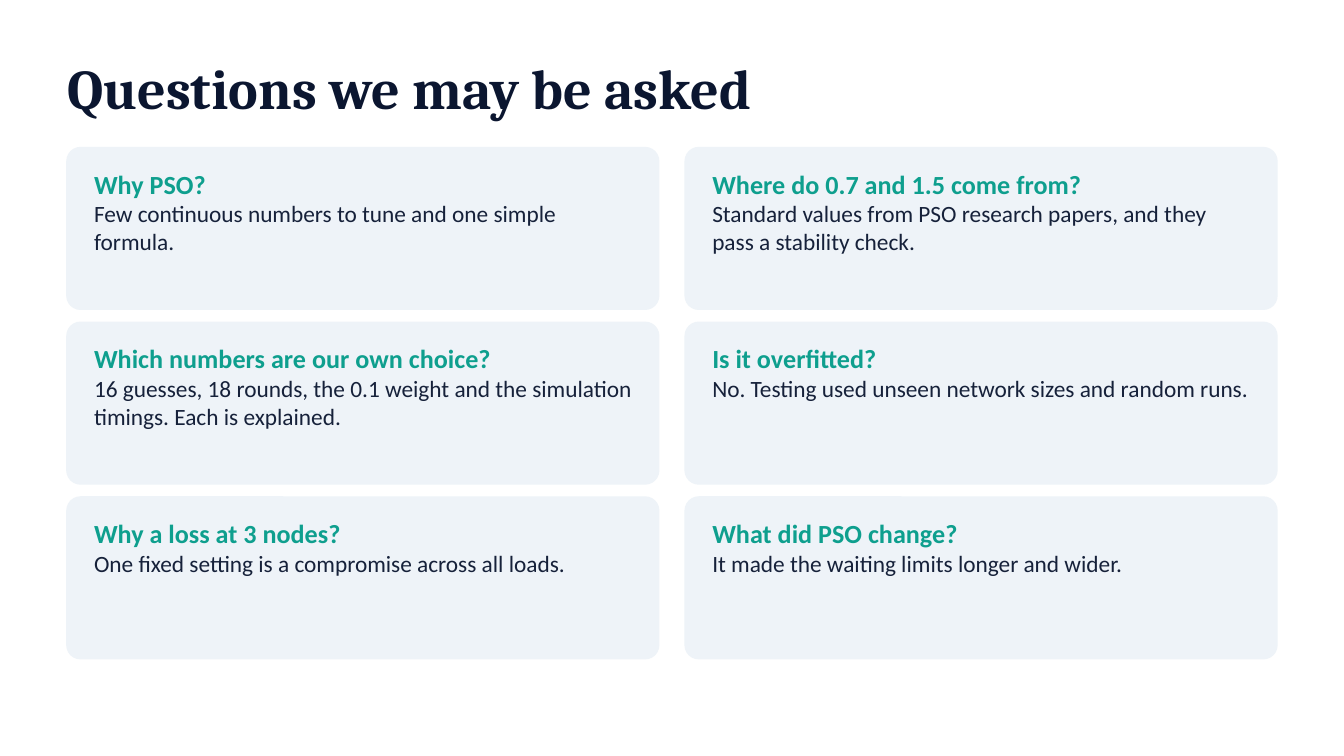
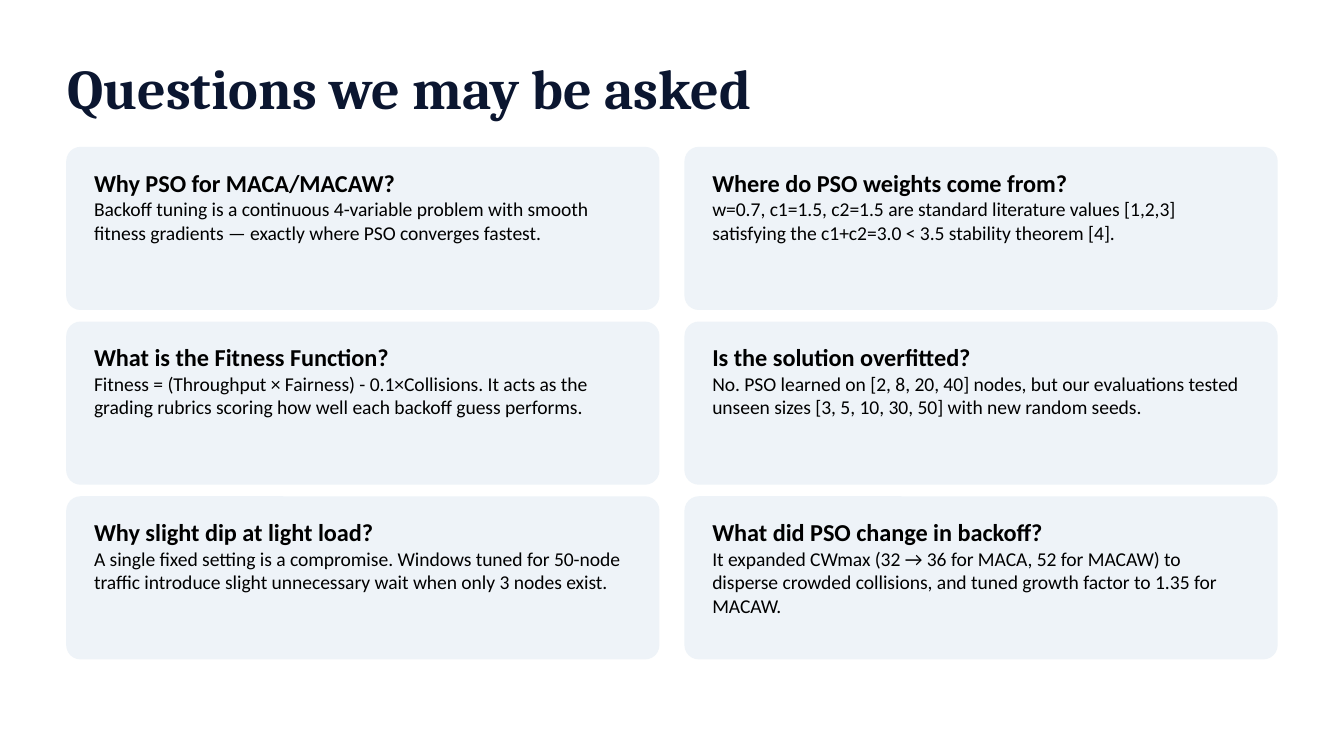
Before and after one commit to JayH25/NDO---MACA-MACAw-with-PSO-optimization, a slide deck: slide 14 of NDO_final.pptx. Drawn at 1344x756 pixels with LibreOffice and Linux fonts; fonts in the diff are those of the drawing. Boxes give left, top, right and bottom in pixels: in the first picture for what was removed or moved away, otherwise in the second. Text is boxed around its words. In the diff, an @@ line names an element or a change of style, - is before the commit and + after.

```diff
--- a/NDO_final.pptx
+++ b/NDO_final.pptx
@@ text at bbox=[94, 175, 588, 244]: text changed; size 12.5 to 10.5 pt; text colour #16213A to #000000 @@
-Why PSO?
-Few continuous numbers to tune and one simple formula.
+Why PSO for MACA/MACAW?
+Backoff tuning is a continuous 4-variable problem with smooth fitness gradients — exactly where PSO converges fastest.
@@ text at bbox=[712, 175, 1175, 244]: text changed; size 12.5 to 10.5 pt; text colour #16213A to #000000 @@
-Where do 0.7 and 1.5 come from?
-Standard values from PSO research papers, and they pass a stability check.
+Where do PSO weights come from?
+w=0.7, c1=1.5, c2=1.5 are standard literature values [1,2,3] satisfying the c1+c2=3.0 < 3.5 stability theorem [4].
@@ text at bbox=[94, 349, 587, 418]: text changed; size 12.5 to 10.5 pt; text colour #16213A to #000000 @@
-Which numbers are our own choice?
-16 guesses, 18 rounds, the 0.1 weight and the simulation timings. Each is explained.
+What is the Fitness Function?
+Fitness = (Throughput × Fairness) - 0.1×Collisions. It acts as the grading rubrics scoring how well each backoff guess performs.
@@ text at bbox=[712, 349, 1239, 417]: text changed; size 12.5 to 10.5 pt; text colour #16213A to #000000 @@
-Is it overfitted?
-No. Testing used unseen network sizes and random runs.
+Is the solution overfitted?
+No. PSO learned on [2, 8, 20, 40] nodes, but our evaluations tested unseen sizes [3, 5, 10, 30, 50] with new random seeds.
@@ text at bbox=[94, 524, 620, 593]: text changed; size 12.5 to 10.5 pt; text colour #16213A to #000000 @@
-Why a loss at 3 nodes?
-One fixed setting is a compromise across all loads.
+Why slight dip at light load?
+A single fixed setting is a compromise. Windows tuned for 50-node traffic introduce slight unnecessary wait when only 3 nodes exist.
@@ text at bbox=[712, 524, 1217, 613]: text changed; size 12.5 to 10.5 pt; text colour #16213A to #000000 @@
-What did PSO change?
-It made the waiting limits longer and wider.
+What did PSO change in backoff?
+It expanded CWmax (32 → 36 for MACA, 52 for MACAW) to disperse crowded collisions, and tuned growth factor to 1.35 for MACAW.
```
Also in this commit, not shown: 5 other slides changed, 3 other files.
